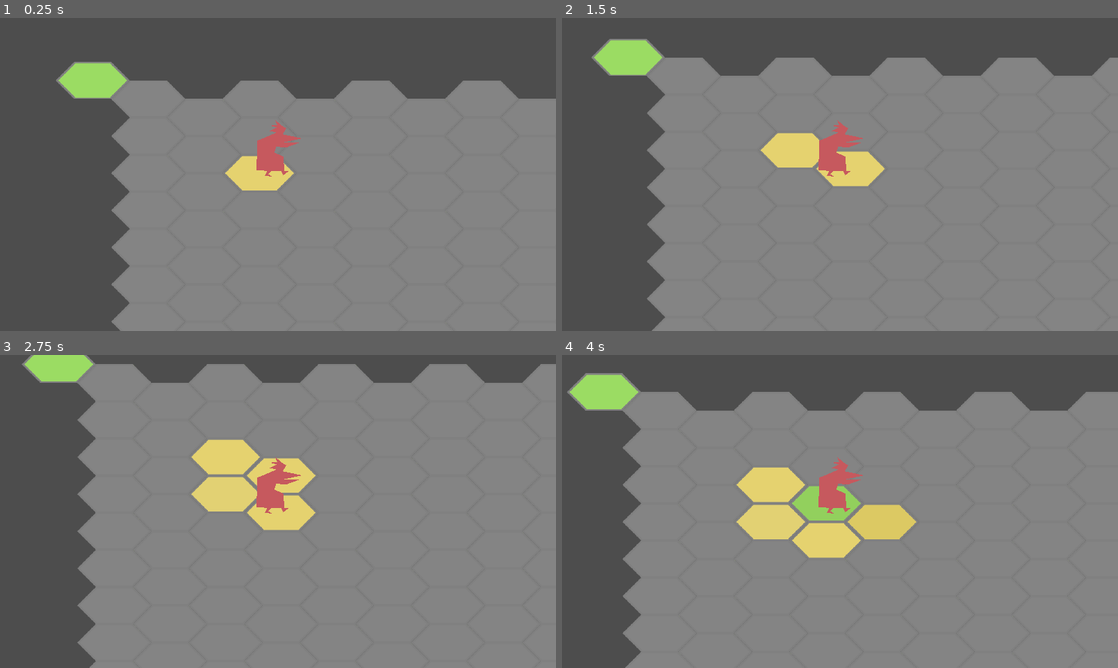
Above: before the commit, frames 1-4 (two rows, left to right).
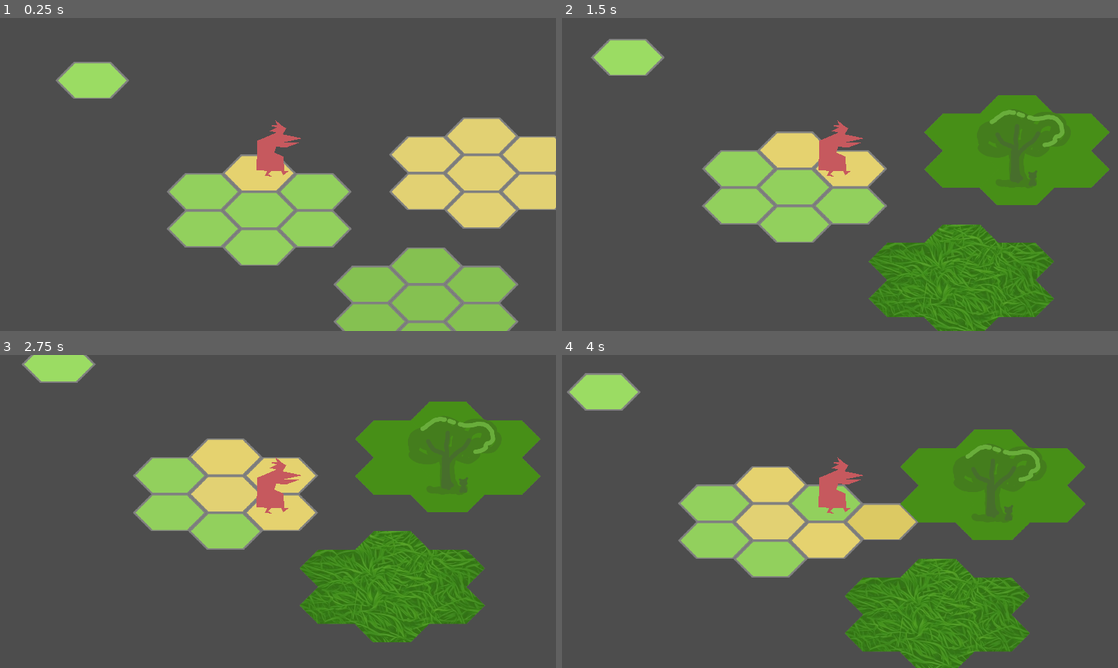
Above: after the commit, the same moments.

Repository: NubuxGitHub/Jardin
Game: Godot game, scene res://world.tscn
Two runs of this game, one before a commit and one after it. Both use one fixed random seed, a clock stepped at 60 frames per second and the inputs below.
Inputs (mouse positions are in pixels of both pictures, inside the frame that each line leads up to):
- Up to frame 1 (0.25 s): no input
- Up to frame 2 (1.5 s): tap Enter (ui_accept) at 0.5 s; move the mouse to (962, 158) at 0.52 s; hold Right (ui_right) 0.53-1.28 s; hold Enter (ui_accept) 0.53-1.28 s; move the mouse to (728, 190) at 1.27 s; hold Down (ui_down) from 1.28 s (still down); click (728, 190) at 1.35 s
- Up to frame 3 (2.75 s): tap Enter (ui_accept) at 1.52, 1.55, 1.82 s; move the mouse to (333, 442) at 2.02 s; release Down (ui_down) at 2.03 s; hold Right (ui_right) from 2.03 s (still down); hold Enter (ui_accept) from 2.03 s (still down)
- Up to frame 4 (4 s): move the mouse to (812, 574) at 2.77 s; release Right (ui_right) at 2.78 s; release Enter (ui_accept) at 2.78 s; hold Up (ui_up) 2.78-3.53 s; click (812, 574) at 2.85 s; tap Enter (ui_accept) at 3.02, 3.05, 3.32 s; move the mouse to (1006, 558) at 3.52 s; hold Left (ui_left) from 3.53 s (still down); hold Enter (ui_accept) from 3.53 s (still down)

The runs differ from the first frame. In frame 1, 56% of the frame differs, in the area x 10-100%, y 14-100%; in frame 2, 67%; in frame 3, 74%, in the area x 4-100%, y 0-100%; in frame 4, 68%.

Commit message:
megatuiles
Quand on appuie sur espace une megatuile est créée lorsque un groupe de 7 tuiles de meme type sont contigues

Diff:
--- a/world.gd
+++ b/world.gd
@@ -1,10 +1,19 @@
 extends Node2D
 
 signal location_changed(Vector2i)
+
+enum Terrains {
+	EMPTY = -1,
+	STERILE,
+	PRAIRIE,
+	FORET,
+	MARAIS,
+}
+@export var region_size = 25
 @onready var player := $Player
 @onready var tile_map := $TileMap
 
-var tile_changed :Vector2i =Vector2i.ZERO:
+var tile_changed :Vector2i = Vector2i.ZERO:
 	set(value):
 		if value != tile_changed:
 			emit_signal("location_changed",value)
@@ -12,22 +21,17 @@
 	get:
 		return tile_changed
 
-#var tile_library : Dictionary ={
-#	"prairie" : [],
-#	"terre": [],
-#	"marais": [],
-#	"desert" : []
-#}
-
-
 var mouse_map_pos :Vector2i
 var mouse_global_pos : Vector2i
 
+
+
+
 func _ready():
-	for y in 20:
-		for x in 20:
-			tile_map.set_cell(0,Vector2i(x,y),1,Vector2i.ZERO)
-
+#	for y in region_size:
+#		for x in region_size:
+#			tile_map.set_cell(0,Vector2i(x,y),1,Vector2i.ZERO)
+	pass
 
 func _unhandled_input(event):
 	if Input.is_action_just_pressed("left_click"):
@@ -38,6 +42,8 @@
 #		generate_tiles(mouse_map_pos)
 	if Input.is_action_pressed("quit_game"):
 		get_tree().quit()
+	if Input.is_action_pressed("ui_accept"):
+		resolve_end_turn()
 
 
 func _process(delta):
@@ -47,9 +53,48 @@
 
 func generate_tiles(tile_pos)->void:
 	var chosen_tile :Vector2i = Vector2i(randi_range(0,2),randi_range(1,2))
-	tile_map.set_cell(0,tile_pos,1,chosen_tile)
+	tile_map.set_cell(0,tile_pos,0,chosen_tile)
 
 
 
 func _on_location_changed(value):
 	generate_tiles(value)
+
+
+func resolve_end_turn()->void:
+	for y in region_size:
+		for x in region_size:
+			var cell_type :int = tile_map.get_cell_atlas_coords(0,Vector2i(x,y)).y
+			check_surrounding_tiles(Vector2i(x,y),cell_type)
+
+
+func check_surrounding_tiles(tile:Vector2i, type:int):
+	var surround :Array = tile_map.get_surrounding_cells(tile)
+	var counter :int = 0
+# Le type de la tuile est donné par sa coordonnée atlas Y .
+# C'est à dire la ligne sur laquelle elle se trouve sur le tileset:
+# vide = -1
+# neutre = 0
+# prairie = 1 etc...
+	for cell in surround:
+		if type >= 1 and tile_map.get_cell_atlas_coords(0,cell).y == type:
+			counter += 1
+			if counter == 6 :
+				for destroyable in surround:
+					tile_map.erase_cell(0,destroyable)
+				tile_map.erase_cell(0,tile)
+				build_megatile(tile,type)
+#				print (tile," = MegaTuile de type ",type); return
+
+
+func build_megatile(tile,type)->void:
+	var megatuile:int
+	match type:
+		Terrains.PRAIRIE:
+			megatuile = 1# ID du tileset megatuile prairie
+		Terrains.FORET:
+			megatuile = 2# ID du tileset megatuile Forets
+		Terrains.MARAIS:
+			megatuile = 3# ID du tileset megatuile Marais
+
+	tile_map.set_cell(0,tile,megatuile,Vector2i.ZERO)
--- a/world.tscn
+++ b/world.tscn
@@ -1,8 +1,11 @@
-[gd_scene load_steps=6 format=3 uid="uid://cax5r2r0sdcim"]
+[gd_scene load_steps=12 format=3 uid="uid://cax5r2r0sdcim"]
 
 [ext_resource type="Script" path="res://world.gd" id="1_p6cha"]
 [ext_resource type="Texture2D" uid="uid://bhuxjdl48j7ti" path="res://Assets/art/tileset_terrains_256X128_01.png" id="2_07uox"]
+[ext_resource type="Texture2D" uid="uid://b1rql1vxfm4ia" path="res://Assets/art/mega_prairie_01.png" id="2_unid2"]
 [ext_resource type="PackedScene" uid="uid://bykdp3qn1fc1l" path="res://Scenes/player.tscn" id="3_ixioa"]
+[ext_resource type="Texture2D" uid="uid://cx1bv538vts06" path="res://Assets/art/mega_foret_01.png" id="4_2x4yy"]
+[ext_resource type="Texture2D" uid="uid://jed6vdsk17ua" path="res://Assets/art/mega_marais_01.png" id="5_dc1sh"]
 
 [sub_resource type="TileSetAtlasSource" id="TileSetAtlasSource_0b36y"]
 texture = ExtResource("2_07uox")
@@ -18,18 +21,40 @@
 2:2/0 = 0
 3:2/0 = 0
 
+[sub_resource type="TileSetAtlasSource" id="TileSetAtlasSource_lodf2"]
+resource_name = "megaPrairie"
+texture = ExtResource("2_unid2")
+texture_region_size = Vector2i(640, 384)
+0:0/0 = 0
+
+[sub_resource type="TileSetAtlasSource" id="TileSetAtlasSource_up73t"]
+resource_name = "megaForet"
+texture = ExtResource("4_2x4yy")
+texture_region_size = Vector2i(640, 380)
+0:0/0 = 0
+
+[sub_resource type="TileSetAtlasSource" id="TileSetAtlasSource_eg0ue"]
+resource_name = "megaMarais"
+texture = ExtResource("5_dc1sh")
+texture_region_size = Vector2i(256, 128)
+
 [sub_resource type="TileSet" id="TileSet_80fa7"]
 tile_shape = 3
 tile_offset_axis = 1
 tile_size = Vector2i(256, 128)
-sources/1 = SubResource("TileSetAtlasSource_0b36y")
+sources/0 = SubResource("TileSetAtlasSource_0b36y")
+sources/1 = SubResource("TileSetAtlasSource_lodf2")
+sources/2 = SubResource("TileSetAtlasSource_up73t")
+sources/3 = SubResource("TileSetAtlasSource_eg0ue")
 
 [node name="World" type="Node2D"]
 script = ExtResource("1_p6cha")
 
 [node name="TileMap" type="TileMap" parent="."]
+position = Vector2(-1, 0)
 tile_set = SubResource("TileSet_80fa7")
 format = 2
+layer_0/tile_data = PackedInt32Array(196610, 65536, 1, 262146, 65536, 1, 196611, 65536, 1, 131075, 65536, 1, 131074, 65536, 1, 131073, 65536, 1, 196609, 65536, 1, 65542, 65536, 2, 196614, 65536, 2, 131078, 65536, 2, 65543, 65536, 2, 131079, 65536, 2, 131077, 65536, 2, 65541, 65536, 2, 327685, 131072, 1, 327684, 131072, 1, 393220, 131072, 1, 262149, 131072, 1, 327686, 131072, 1, 393222, 131072, 1, 393221, 131072, 1)
 
 [node name="Player" parent="." instance=ExtResource("3_ixioa")]
 position = Vector2(576, 325)
Binary file removed: Assets/art/jardins_tileset_01.png
Binary file added: Assets/art/mega_foret_01.png
Not shown, added: Assets/art/mega_foret_01.png.import
Binary file added: Assets/art/mega_marais_01.png
Not shown, added: Assets/art/mega_marais_01.png.import
Binary file added: Assets/art/mega_prairie_01.png
Not shown, added: Assets/art/mega_prairie_01.png.import
